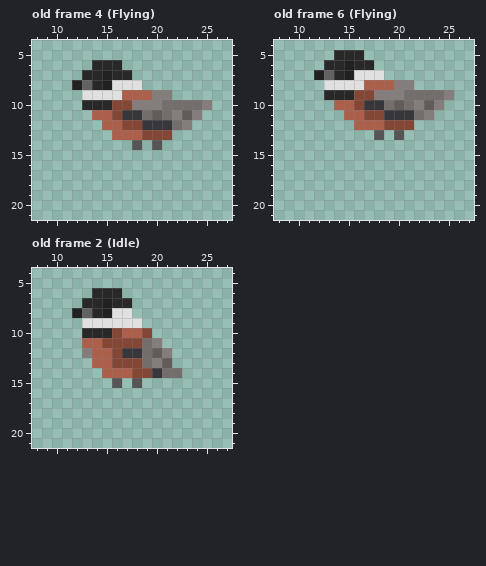
Pixel-art file -- Assets/Graphics/Characters/Birds/ChestnutChickadee.aseprite. Above, as it was before the edit.
32x32 pixels, 11 frames. Colours within 5 levels of each other are drawn and written as one. Shown: old frame 4 (Flying): x 8..27, y 4..21; old frame 6 (Flying): x 8..27, y 4..21; old frame 2 (Idle): x 8..27, y 4..21. The commit also changed other frames, which this record leaves out.
The same view after the edit:
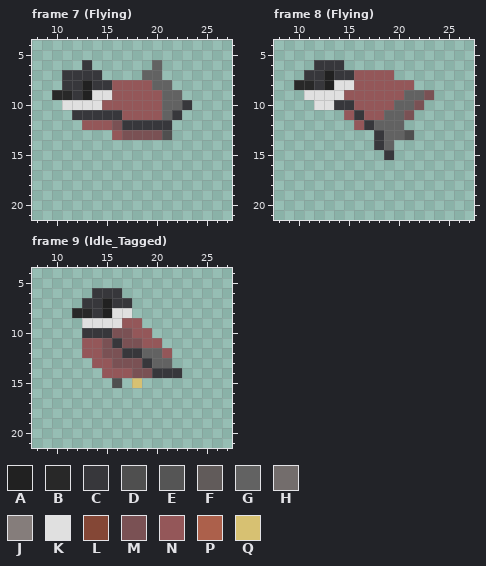
Palette (. is transparent): A #212121  B #282828  C #37373b  D #4f4f4f  E #555555  F #615b5a  G #626262  H #736d6c  J #857d7b  K #e0e0e0  L #844736  M #7a5154  N #945759  P #ac604b  Q #d7c172
A new or re-ordered frame is compared with the old frame closest to it.
Difference:
frames re-ordered
Changed rows in their new state; - is an unchanged pixel.
Frame 7 (Flying) against old frame 4 (Flying), layer "Layer 1":
first column x 10:
 6 ---C...---G-----
 7 -CCCC...-GG-----
 8 -CCACCNNNNGG----
 9 BBCA--NNNNNGG---
10 -KKKKNNNNNNGGC..
11 --CCCCCNNNNGC..-
12 ---NNNMCC---..--
13 ------NMMMMD----
14 --------.-.-----
Frame 8 (Flying) against old frame 6 (Flying), layer "Layer 1":
first column x 10:
 5 ----...---------
 6 --CCC...--------
 7 -CCACCNNNN------
 8 BBCA--NNNNNN----
 9 -KKKKNNNNNNGGM..
10 --KKCCNNNNGGM..-
11 -----NCNNGGM..--
12 ------NCGGG.----
13 --------CGGD----
14 --------CG------
15 ---------C------
Frame 9 (Idle_Tagged) against old frame 2 (Idle), layer "Layer 1":
first column x 12:
 6 --CCC------
 7 -CC-CC-----
 8 BBC--------
 9 -----NN----
10 -CCCMMNN---
11 -NNMCMMNN--
12 -NNMM--GGN-
13 --NNMMMCGG-
14 ---NNNMM-CC
15 ----D-Q----
